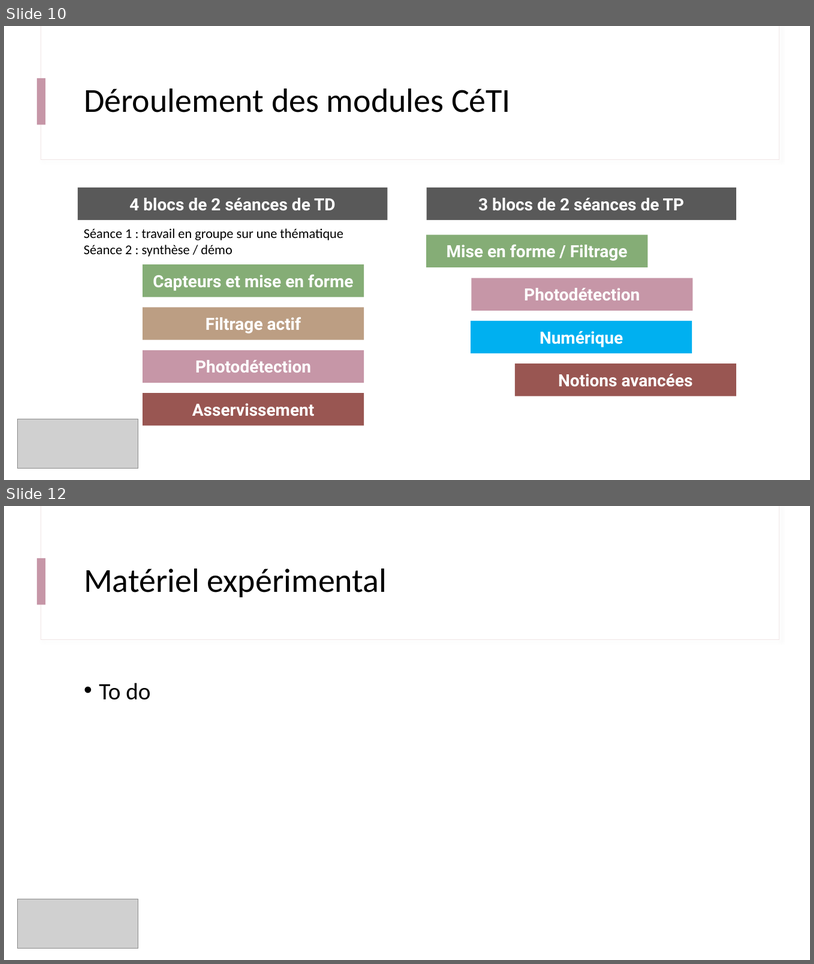
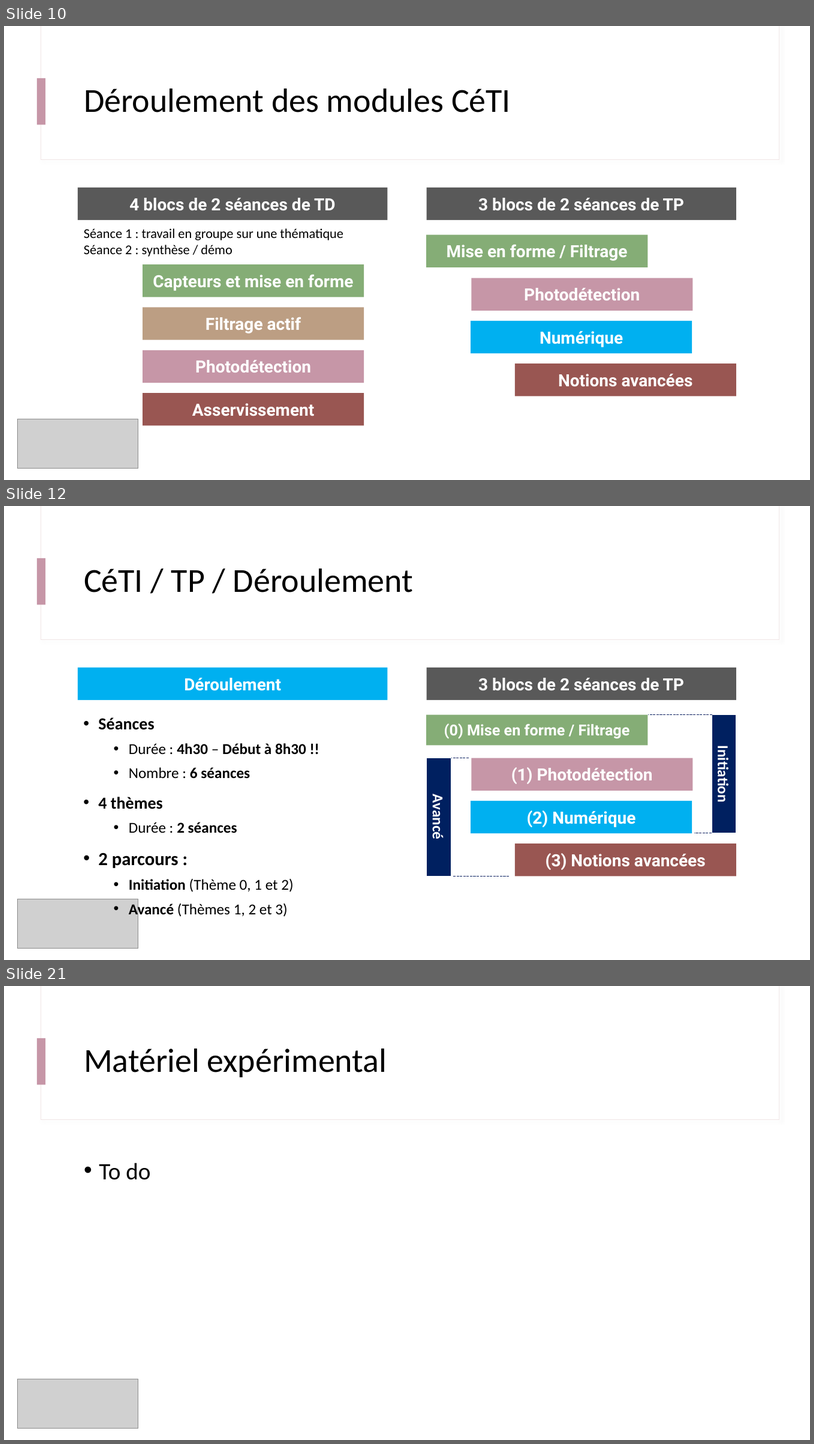
Before and after one commit to IOGS-Digital-Methods/semester-5, a slide deck: CeTI/b0_intro/B0_1_CeTI.pptx. Shown one above the other, each under a label of ours: slides 10 and 12 before the commit, slides 10, 12 and 21 after it; the slides between them are not shown. The pictures are 814x964 and 814x1444 pixels, drawn with LibreOffice and Linux fonts; fonts in the diff are those of the drawing; grey boxes stand for pictures. Boxes give left, top, right and bottom in pixels: in the first picture for what was removed or moved away, otherwise in the second. Text is boxed around its words. In the diff, an @@ line names an element or a change of style, - is before the commit and + after.

```diff
--- a/CeTI/b0_intro/B0_1_CeTI.pptx
+++ b/CeTI/b0_intro/B0_1_CeTI.pptx
@@ slide 12 added at [4, 506, 810, 960], background #FFFFFF; not listed: 3 template elements that a slide beside it also shows @@
@@ title added at [84, 568, 413, 592], 40 pt, text #000000 @@
+CéTI / TP / Déroulement
@@ rectangle added at [78, 667, 387, 700], fill #00B0F0, 20 pt, text #FFFFFF, bold @@
+Déroulement
@@ rectangle added at [427, 667, 737, 700], fill #595959, 20 pt, text #FFFFFF, bold @@
+3 blocs de 2 séances de TP
@@ text added at [98, 717, 293, 918], 18 pt, text #000000, bold @@
+• Séances
+  • Durée : 4h30 – Début à 8h30 !!
+  • Nombre : 6 séances
+• 4 thèmes
+  • Durée : 2 séances
+• 2 parcours :
+  • Initiation (Thème 0, 1 et 2)
+  • Avancé (Thèmes 1, 2 et 3)
@@ rectangle added at [427, 715, 648, 745], fill #85AD76, 18 pt, text #FFFFFF, bold @@
+(0) Mise en forme / Filtrage
@@ line added from (713, 715) to (649, 715), #002060 1 pt dashed @@
@@ rectangle added at [712, 714, 737, 833], fill #002060, outline #FFFFFF 1 pt, 18 pt, text #FFFFFF, bold @@
+Initiation
@@ rectangle added at [426, 757, 452, 876], fill #002060, outline #FFFFFF 1 pt, 18 pt, text #FFFFFF, bold @@
+Avancé
@@ line added from (469, 757) to (452, 757), #002060 1 pt dashed @@
@@ rectangle added at [471, 757, 693, 790], fill #C696A7, 20 pt, text #FFFFFF, bold @@
+(1) Photodétection
@@ rectangle added at [471, 801, 692, 833], fill #00B0F0, 20 pt, text #FFFFFF, bold @@
+(2) Numérique
@@ rectangle added at [515, 844, 737, 876], fill #995652, 20 pt, text #FFFFFF, bold @@
+(3) Notions avancées
@@ line added from (712, 832) to (695, 832), #002060 1 pt dashed @@
@@ line added from (509, 876) to (453, 876), #002060 1 pt dashed @@
@@ picture added at [17, 898, 138, 948] @@
@@ what was slide 12 is now slide 21 @@
```
Also in this commit, not shown: 4 slides changed, 9 other slides added, 1 slide removed, 2 other files.
